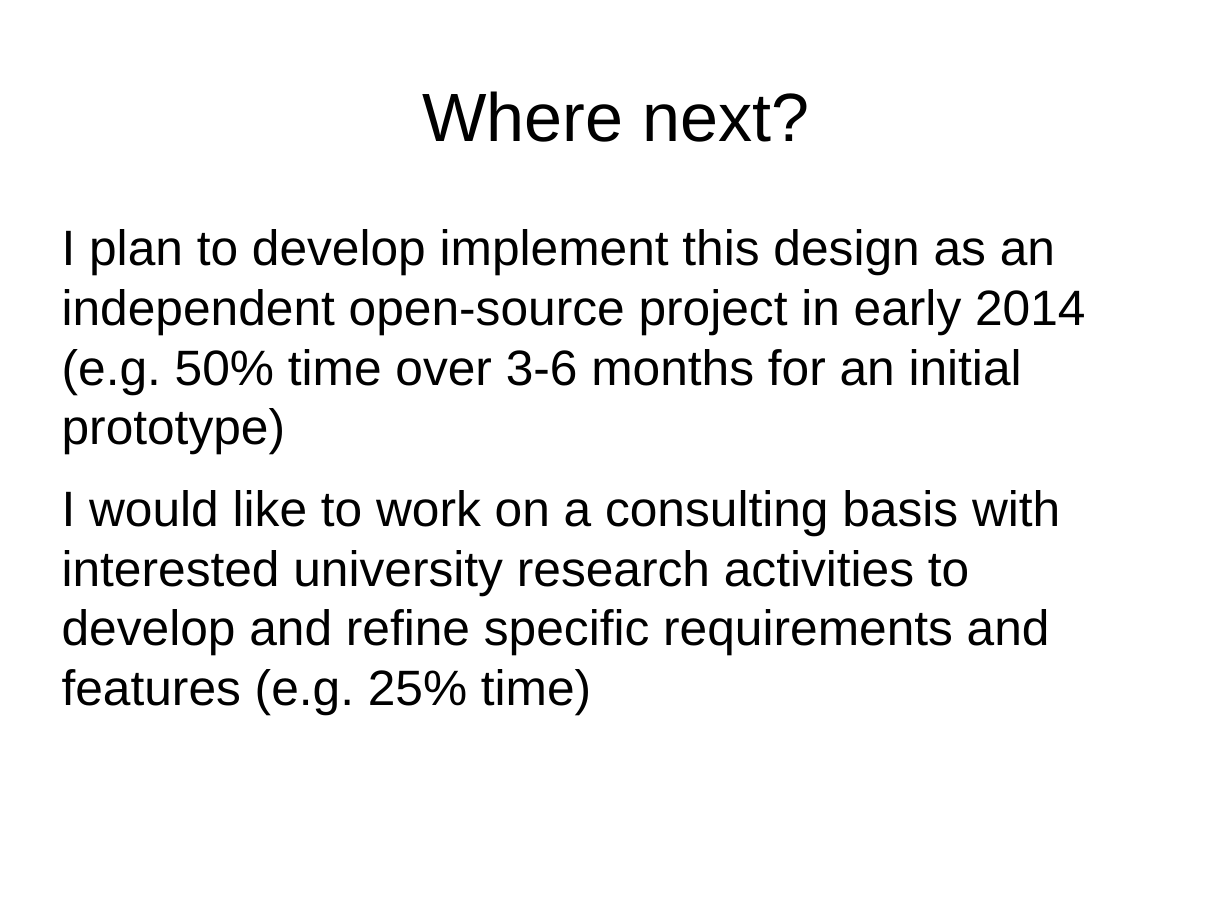
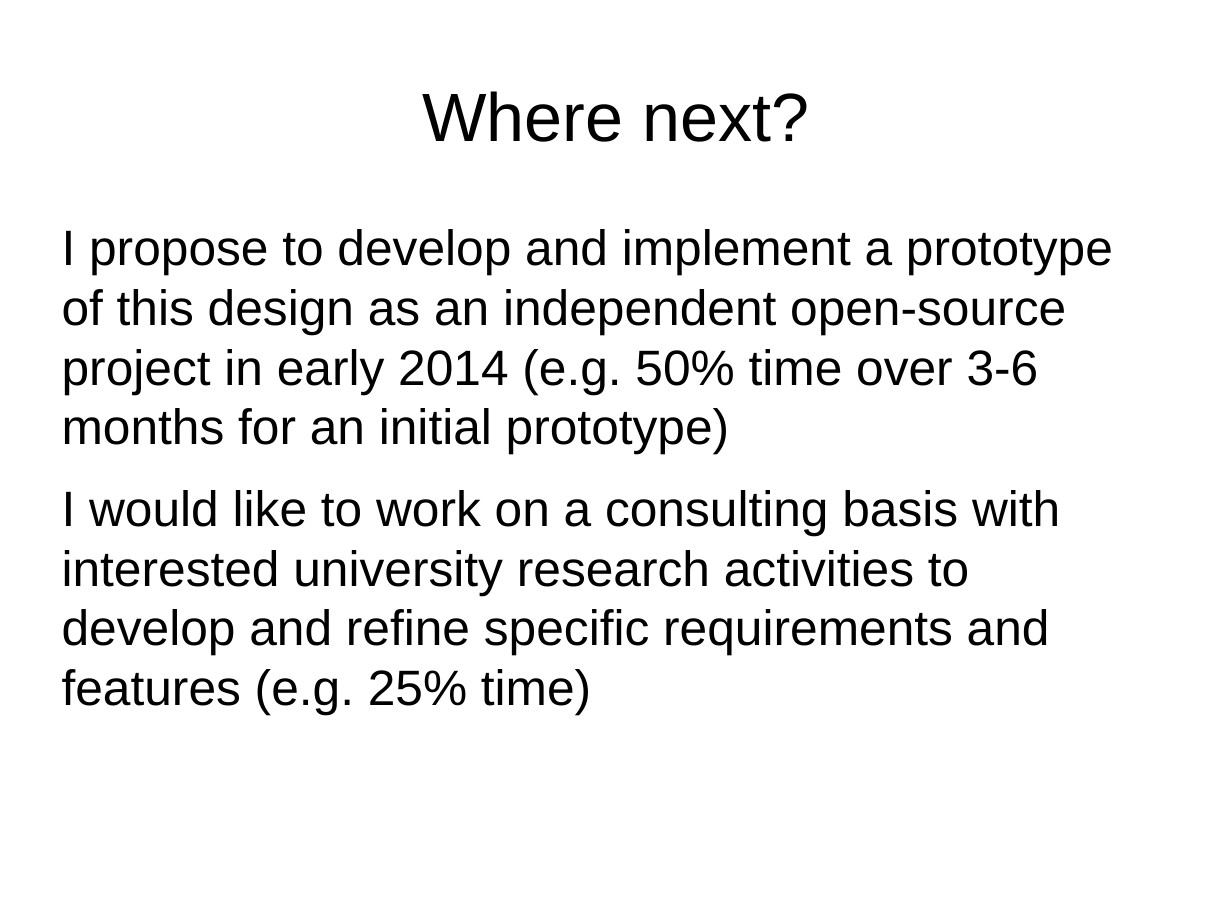
Before and after one commit to gklyne/annalist, a slide deck: slide 14 of presentations/annalist-pitch.odp. Drawn at 1232x924 pixels with LibreOffice and Linux fonts; fonts in the diff are those of the drawing. Boxes give left, top, right and bottom in pixels: in the first picture for what was removed or moved away, otherwise in the second. Text is boxed around its words. In the diff, an @@ line names an element or a change of style, - is before the commit and + after.

```diff
--- a/presentations/annalist-pitch.odp
+++ b/presentations/annalist-pitch.odp
@@ text at (62,229,1113,454): text changed @@
-I plan to develop implement this design as an independent open-source project in early 2014 (e.g. 50% time over 3-6 months for an initial prototype)
+I propose to develop and implement a prototype of this design as an independent open-source project in early 2014 (e.g. 50% time over 3-6 months for an initial prototype)
```
Also in this commit, not shown: 4 other slides changed.
